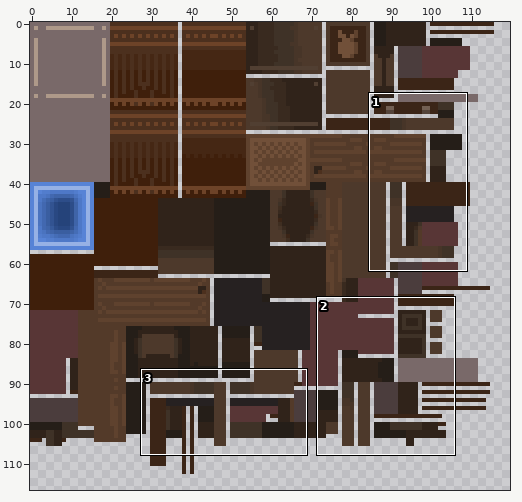
File history of a sprite sheet, Models/Turrets/Fish Launcher/Fish Launcher_0.png. Above: a wide view before the commit, with the close-up outlined.
Close-up. Before:
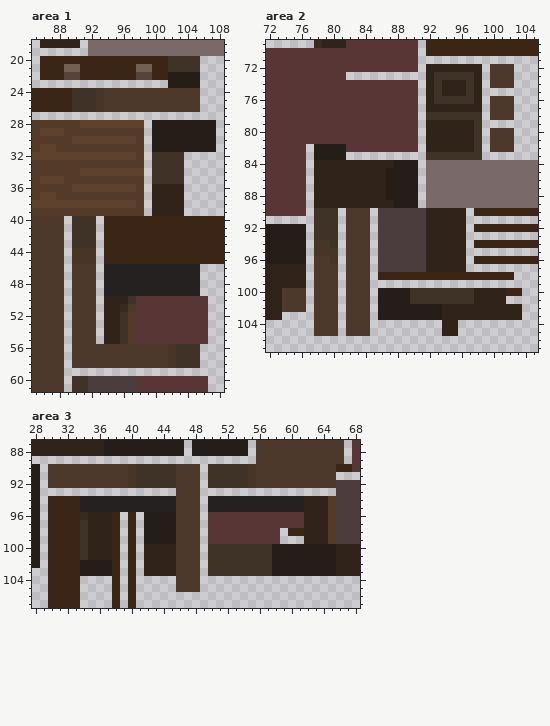
The file is 128x128 pixels. Colours within 5 levels of each other are drawn and written as one. Shown: area 1: x 85..108, y 18..61; area 2: x 72..105, y 69..107; area 3: x 28..68, y 87..107. The wide view leaves out empty margins. The commit also changed other parts of the picture, which this record leaves out.
And afterwards:
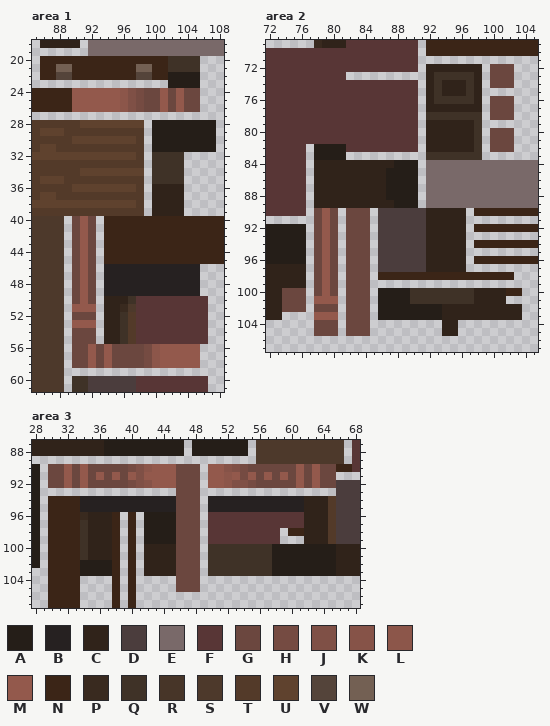
Palette (. is transparent): A #251e18  B #262121  C #30231a  D #4b3d3d  E #796969  F #583636  G #6b473f  H #754b42  J #7f5046  K #865348  L #8c564a  M #93594c  N #3b2517  P #392a1f  Q #3f3227  R #473528  S #4d392b  T #533a29  U #5f422e  V #54443a  W #736053
What changed:
Area 1:
y 21: x 88 N -> W; x 90 W -> N
y 22: x 88 N -> V; x 90 V -> N
y 24..26: x 90..105 QQQRSSSSSSSSSSSS -> MMMMMMLJHGGMGMGG
y 40..43: x 90..92 QQQ -> GMG
y 44..45: x 90..92 RRR -> GMG
y 46..50: x 90..92 SSS -> GMG
y 51: x 90..92 SSS -> MMM
y 52: x 90..92 SSS -> GGG
y 53: x 90..92 SSS -> MMM
y 54..55: x 90..92 SSS -> GGG
y 56..58: x 90..105 SSSSSSSSSSSSRQQQ -> GGMGMGGGGHLMMMMM
Area 2:
y 72..74: x 100..102 SSS -> GGG
y 76..78: x 100..102 SSS -> GGG
y 80..82: x 100..102 SSS -> GGG
y 90..93: x 78..80 QQQ -> GMG; x 82..84 SSS -> GGG
y 94: x 78..80 RRQ -> GMG; x 82..84 SSS -> GGG
y 95: x 78..80 RRR -> GMG; x 82..84 SSS -> GGG
y 96: x 78..80 SSR -> GMG; x 82..84 SSS -> GGG
y 97..99: x 78..80 SSS -> GMG; x 82..84 SSS -> GGG
y 100: x 74..76 SSS -> GGG; x 78..80 SSS -> GMG; x 82..84 SSS -> GGG
y 101: x 74..76 SSS -> GGG; x 78..80 SSS -> MMM; x 82..84 SSS -> GGG
y 102: x 74..76 SSS -> GGG; x 78..80 SSS -> GGG; x 82..84 SSS -> GGG
y 103: x 78..80 SSS -> MMM; x 82..84 SSS -> GGG
y 104..105: x 78..80 SSS -> GGG; x 82..84 SSS -> GGG
Area 3:
y 90: x 30..48 SSSSSSSSSSRQQQQQSSS -> GGMGMGGGGGHJLMMMGGG; x 50..65 QQQQQRSSSSSSSSSS -> MMKJHGGGGGGMGMGG
y 91: x 30..48 SSSSSSSSSSRQQQQQSSS -> GGMGMGMGMGMJMMMMGGG; x 50..65 QQQQQRSSSSSSSSSS -> MMLMHMGMGMGMGMGG
y 92: x 30..48 SSSSSSSSSSRQQQQQSSS -> GGMGMGGGGGHJKMMMGGG; x 50..65 QQQQQRSSSSSSSSSS -> MMLJJHGGGGGMGMGG
y 93..105: x 46..48 SSS -> GGG
